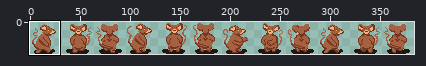
Sprite sheet, stored at Sprites/ratenemy_wogun.png. Above: a wide view before the commit, with the close-up outlined.
Close-up. Before the commit:
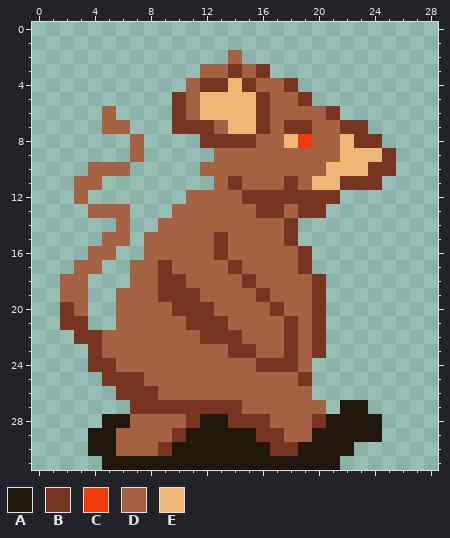
The file is 384x32 pixels. Shown: x 0..28, y 0..31. The commit also changed other parts of the picture, which this record leaves out.
Palette (. is transparent): A #21170c  B #773421  C #ef3a0c  D #a56243  E #efb775
Pixels before, first column x 2:
 2 ............D...........
 3 ..........DDBDB.........
 4 .........DBBEBDDB.......
 5 ........BDEEEEBDDB......
 6 ...D....BDEEEEBDDDDB....
 7 ...DD...BBBDEEBDBBDDBB..
 8 .....D....BBBBDDECDDEBB.
 9 .....D.....DDDDDDDDDEEEB
10 ..DDD.....DDDDDDDDDEEEBB
11 .DD........DBDDDBDEEBBB.
12 .D.......DDDDBBBBBBB....
13 ..DDD...DDDDDDBBDBB.....
14 ....D..DDDDDDDDDB.......
15 ...DD.DDDDDBDDDDB.......
16 ..DD..DDDDDBDDDDDB......
17 .DD..DDBDDDDBDDDDB......
18 DD...DDBBDDDDBDDDDB.....
19 DD..DDDBBBDDDDBDDDB.....
20 BD..DDDDBBBDDDDBDDB.....
21 BB..DDDDDBBBDDDDBDB.....
22 .BBDDDDDDDBBBDDDBDB.....
23 ..BDDDDDDDDDBBDDBDB.....
24 ..BBDDDDDDDDDDBBBD......
25 ...BBBDDDDDDDDDDDB......
26 ....BBBDDDDDDDDDDD......
27 .....BBBBBBBBDDDDDD.AA..
28 ...AADDDDBAABBBDDDBAAAA.
29 ..AADDDDBAAAAABBDDAAAAA.
30 ..AADDDBAAAAAAABBAAAA...
31 ...AAAAAAAAAAAAAAAAA....
After:
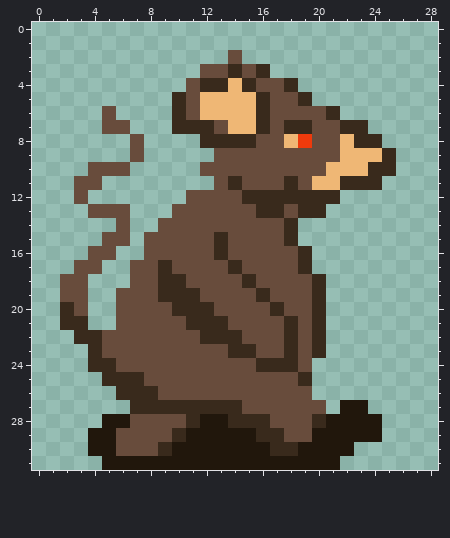
Difference:
colour B: #773421 -> #392a1c
colour D: #a56243 -> #684c3c
Where, in picture pixels (left, top, right, bottom), the same in both close-ups:
changed: (60, 50, 396, 456)
